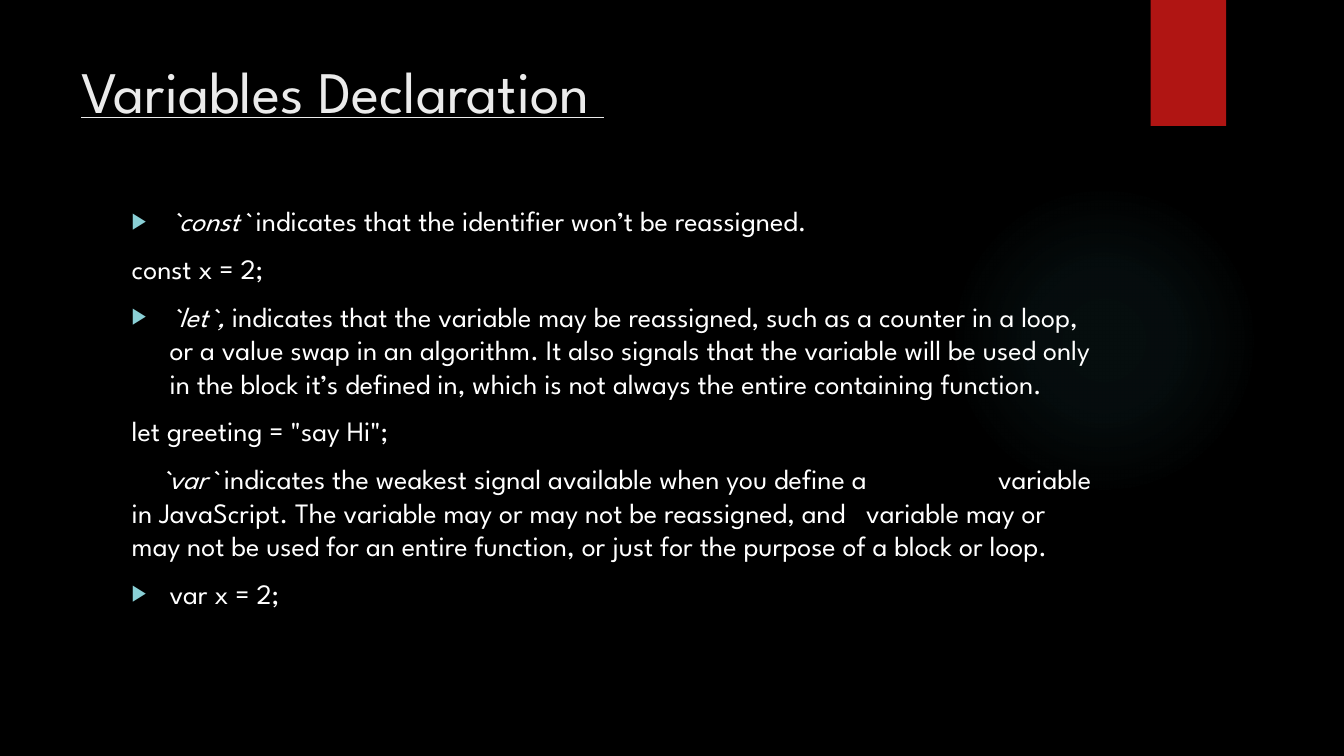
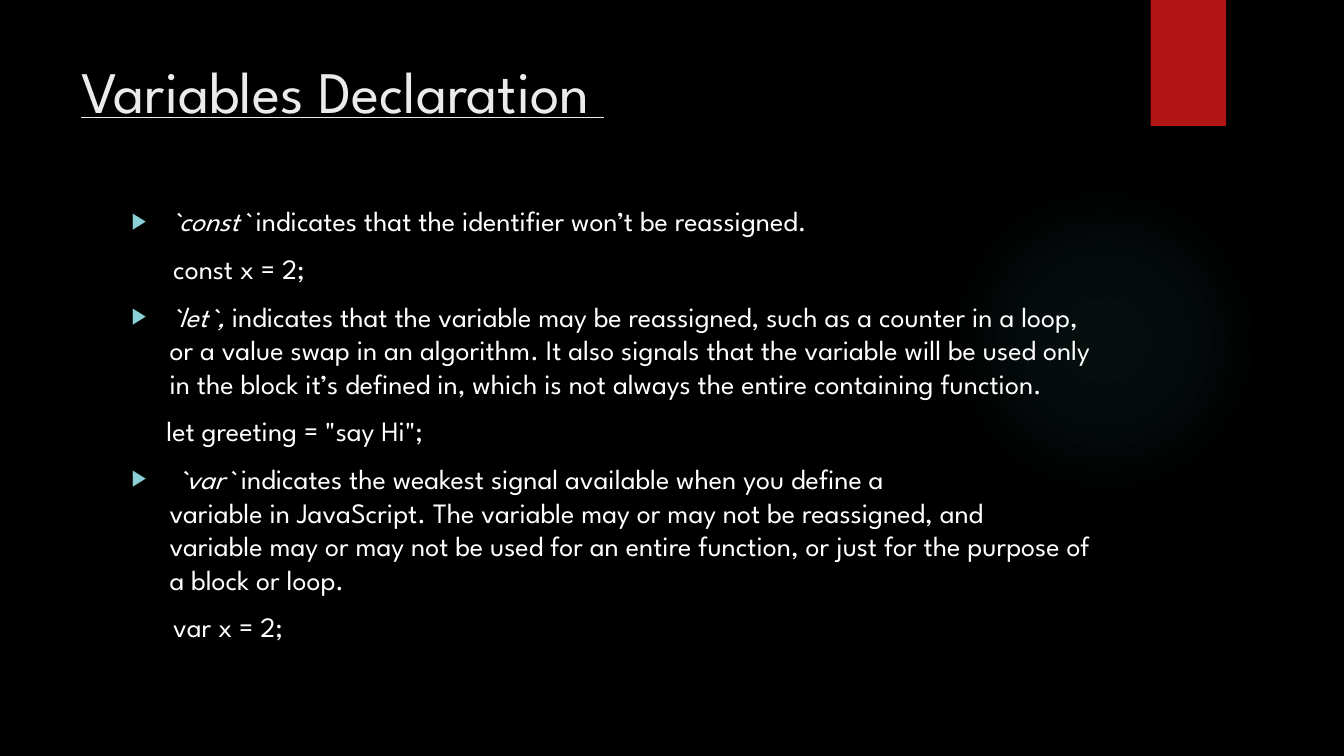
Before and after one commit to prashanthr036/qUnit-WS, a slide deck: slide 8 of docs/TestingQunit.pptx. Drawn at 1344x756 pixels with LibreOffice and Linux fonts; fonts in the diff are those of the drawing; background and template pictures are left out. Boxes give left, top, right and bottom in pixels: in the first picture for what was removed or moved away, otherwise in the second. Text is boxed around its words. In the diff, an @@ line names an element or a change of style, - is before the commit and + after.

```diff
--- a/docs/TestingQunit.pptx
+++ b/docs/TestingQunit.pptx
@@ text at (170,469,1090,640): bullet none to ▶; bullet ▶ to none @@
```
Also in this commit, not shown: 4 other slides changed.
